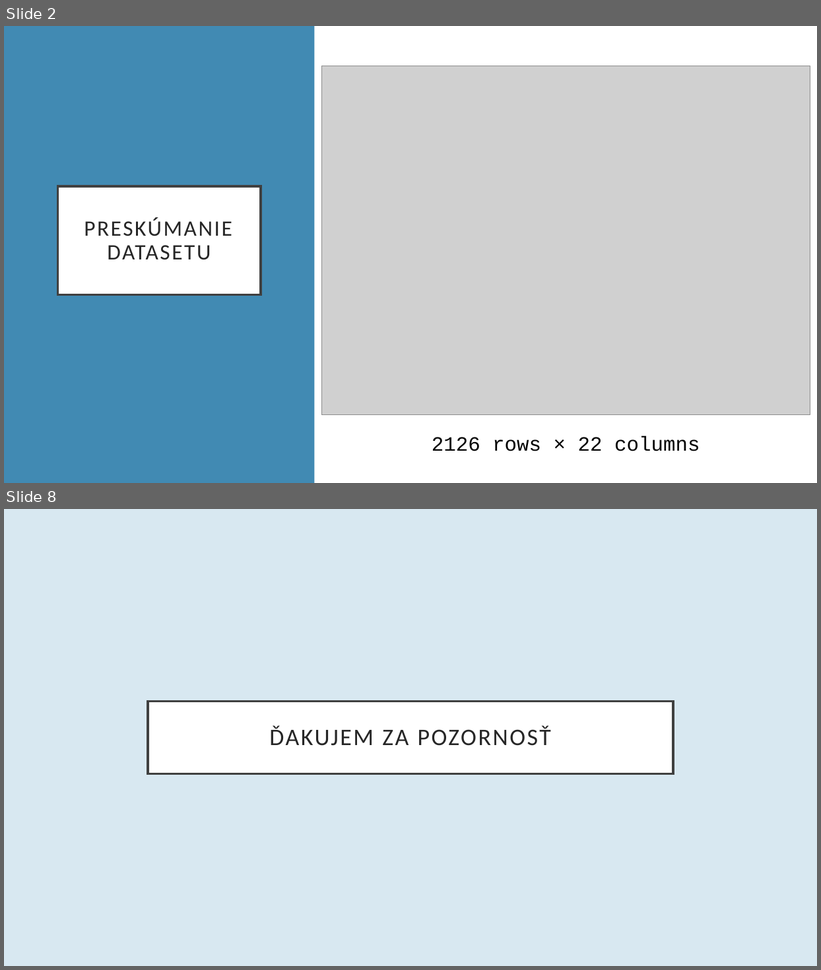
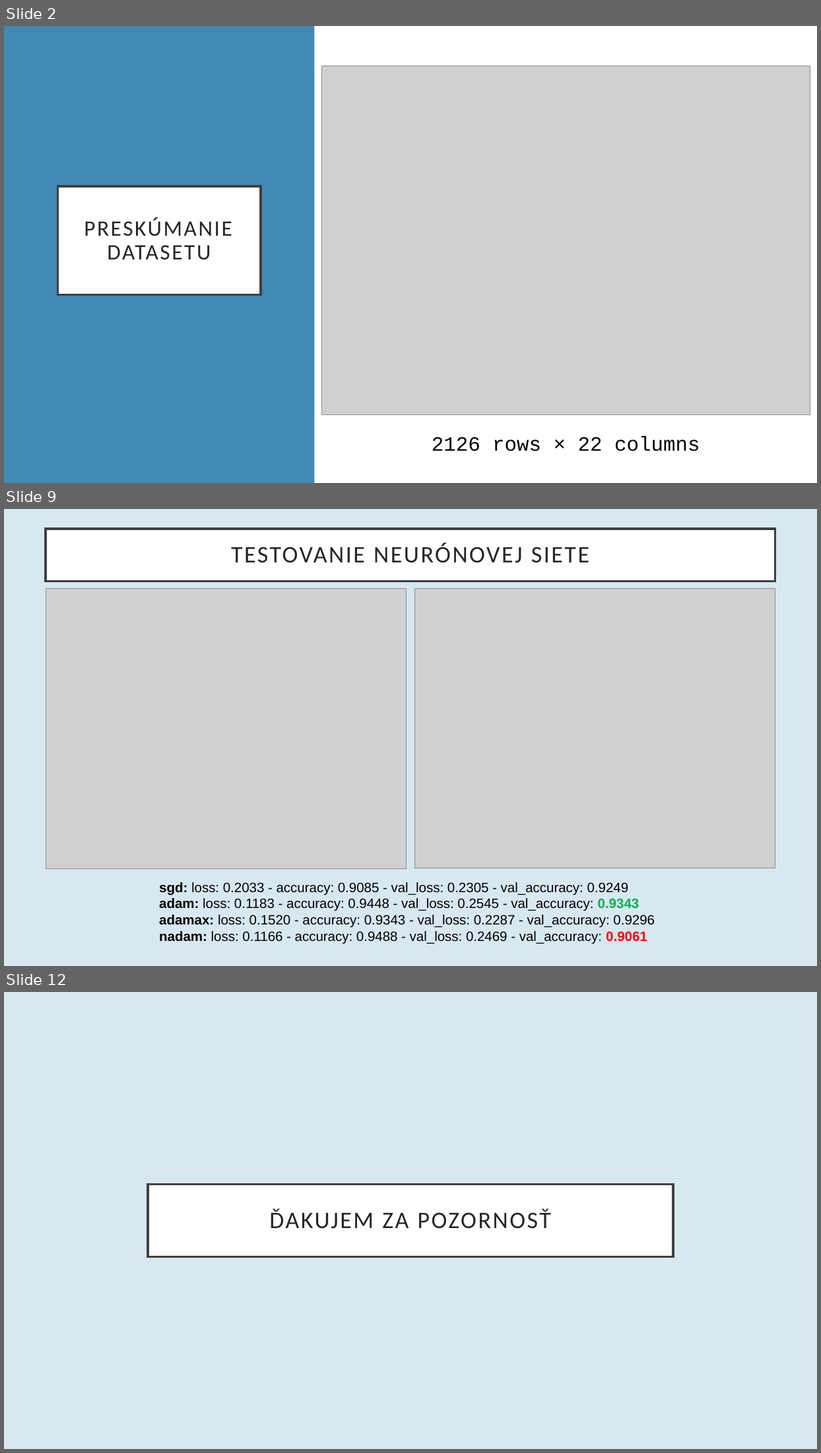
Before and after one commit to georgeob/Drzik_NS2021, a slide deck: Klasifikácia zdravia ľudského plodu na základe údajov CTG.pptx. Shown one above the other, each under a label of ours: slides 2 and 8 before the commit, slides 2, 9 and 12 after it; the slides between them are not shown. The pictures are 821x970 and 821x1453 pixels, drawn with LibreOffice and Linux fonts; fonts in the diff are those of the drawing; grey boxes stand for pictures. Boxes give left, top, right and bottom in pixels: in the first picture for what was removed or moved away, otherwise in the second. Text is boxed around its words. In the diff, an @@ line names an element or a change of style, - is before the commit and + after.

```diff
--- a/Klasifikácia zdravia ľudského plodu na základe údajov CTG.pptx
+++ b/Klasifikácia zdravia ľudského plodu na základe údajov CTG.pptx
@@ slide 9 added at (4,509,817,966), background #D8E8F1 @@
@@ title added at (46,529,776,582), fill #FFFFFF, outline #404040 3 pt, 28 pt, text #262626 @@
+TESTOVANIE NEURÓNOVEJ SIETE
@@ picture added at (46,588,407,869) @@
@@ picture added at (415,588,776,868) @@
@@ text added at (159,883,655,944), 16 pt, text #000000 @@
+sgd: loss: 0.2033 - accuracy: 0.9085 - val_loss: 0.2305 - val_accuracy: 0.9249
+adam: loss: 0.1183 - accuracy: 0.9448 - val_loss: 0.2545 - val_accuracy: 0.9343
+adamax: loss: 0.1520 - accuracy: 0.9343 - val_loss: 0.2287 - val_accuracy: 0.9296
+nadam: loss: 0.1166 - accuracy: 0.9488 - val_loss: 0.2469 - val_accuracy: 0.9061
@@ what was slide 8 is now slide 12 @@
```
Also in this commit, not shown: 5 slides changed, 3 other slides added.
